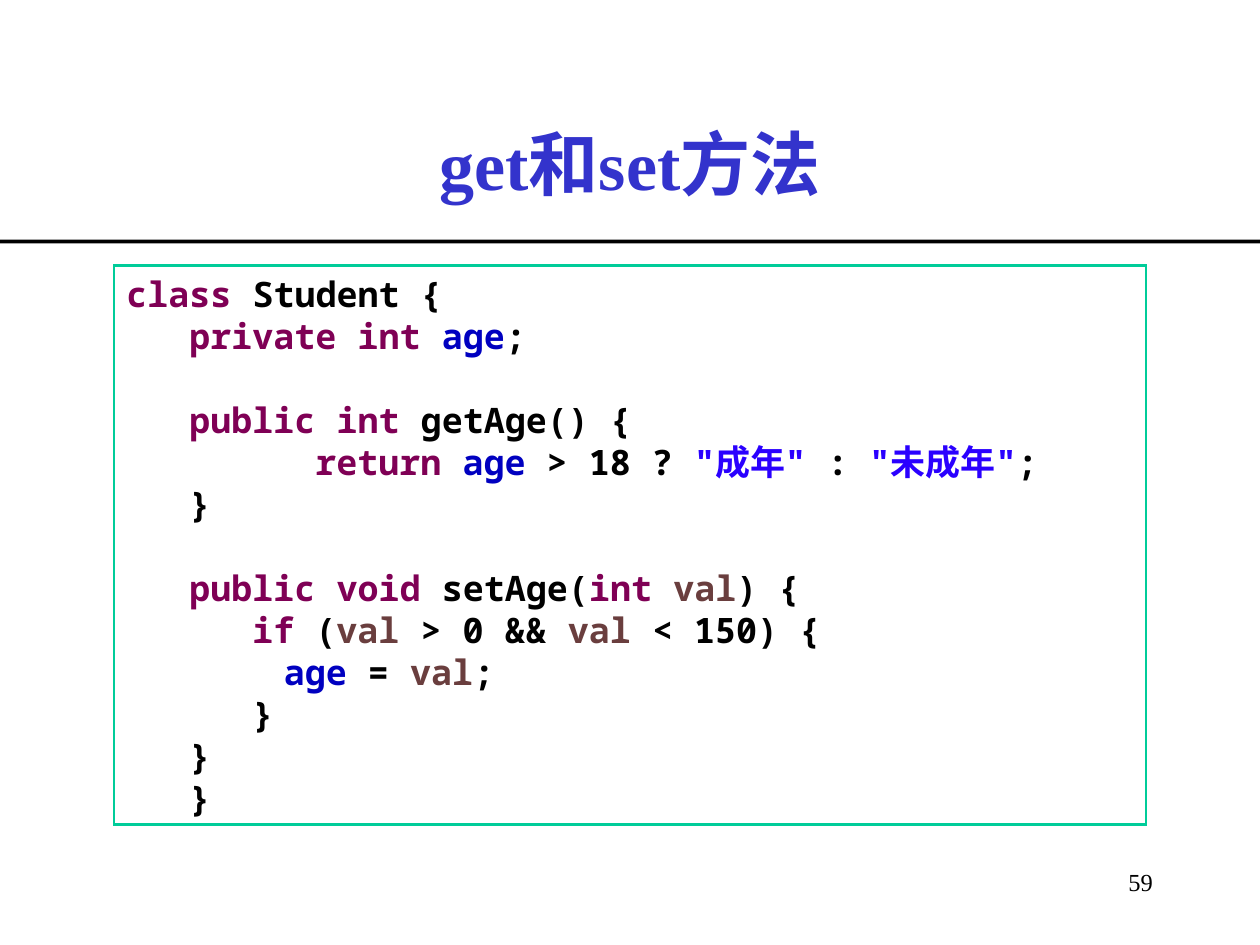
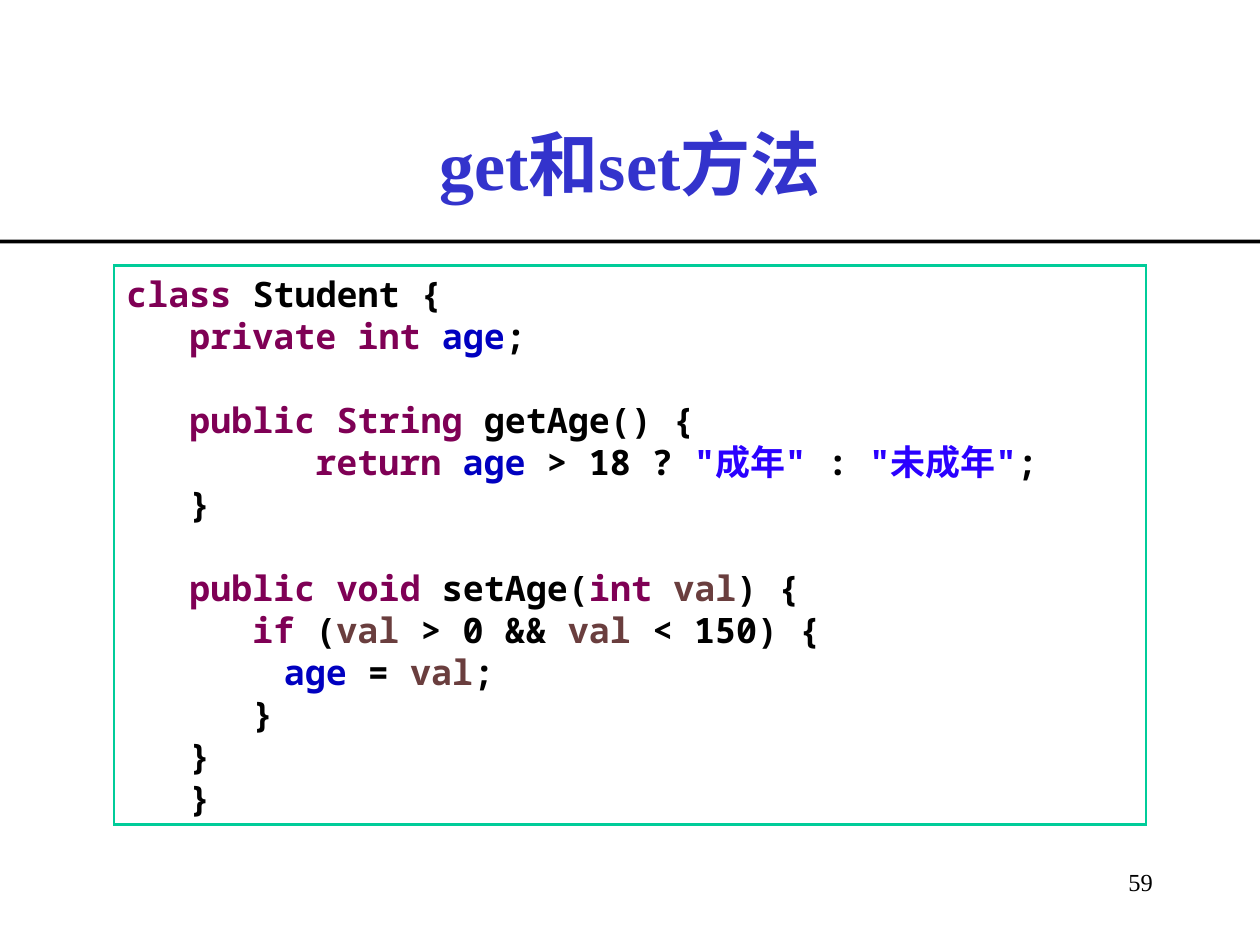
Before and after one commit to imwyw/Java, a slide deck: slide 59 of PPT/javaCh03_面向对象程序设计.ppt. Drawn at 1260x945 pixels with LibreOffice and Linux fonts; fonts in the diff are those of the drawing. Boxes give left, top, right and bottom in pixels: in the first picture for what was removed or moved away, otherwise in the second. Text is boxed around its words. In the diff, an @@ line names an element or a change of style, - is before the commit and + after.

Commit message:
面向对象纠错

```diff
--- a/PPT/javaCh03_面向对象程序设计.ppt
+++ b/PPT/javaCh03_面向对象程序设计.ppt
@@ text in rectangle at <box>189,406,652,442</box>: text changed @@
-  public int getAge() {
+  public String getAge() {
```
